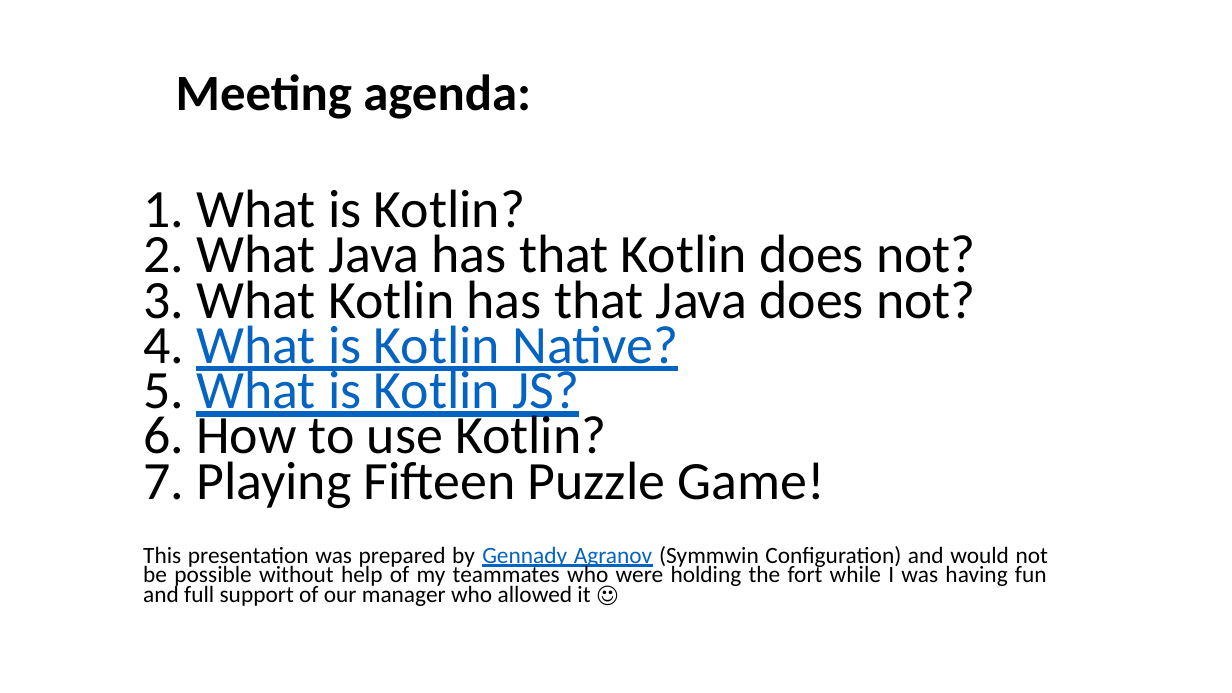
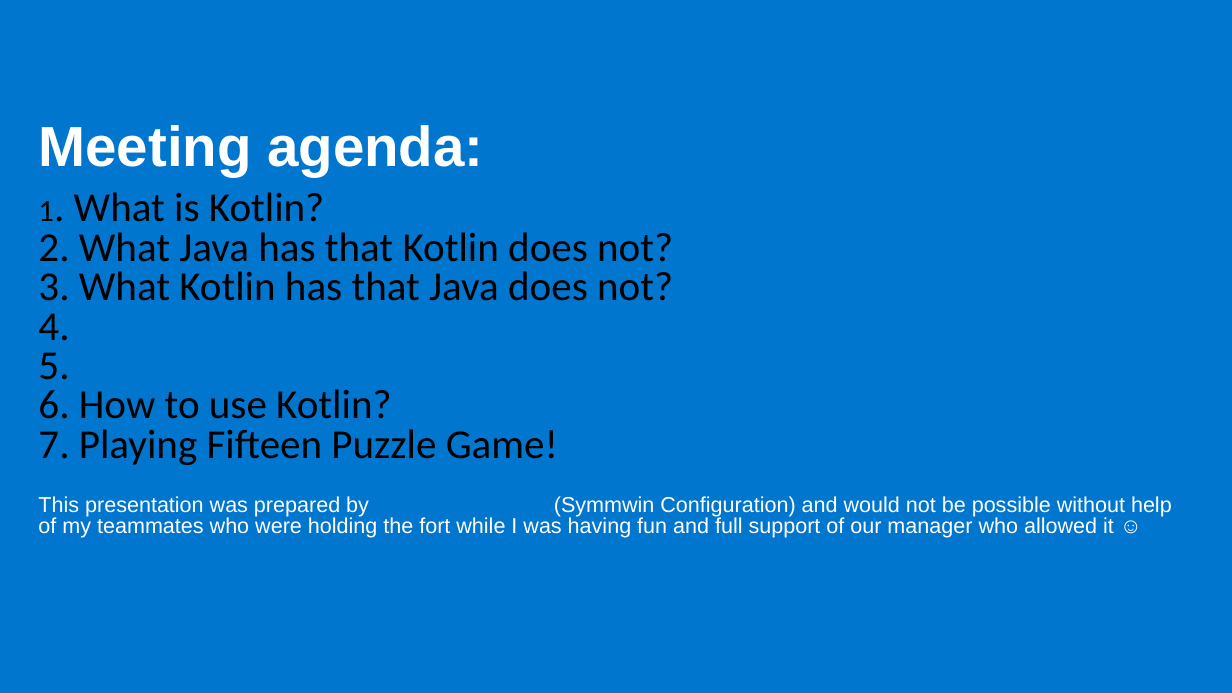
Before and after one commit to gagranov/kotlin-evaluation, a slide deck: slide 1 of What is Kotlin and why use it.pptx. Drawn at 1232x693 pixels with LibreOffice and Linux fonts; fonts in the diff are those of the drawing; background and template pictures are left out. Boxes give left, top, right and bottom in pixels: in the first picture for what was removed or moved away, otherwise in the second. Text is boxed around its words. In the diff, an @@ line names an element or a change of style, - is before the commit and + after.

Commit message:
[cm] presentation update

```diff
--- a/What is Kotlin and why use it.pptx
+++ b/What is Kotlin and why use it.pptx
@@ background #FFFFFF to picture (left out) @@
@@ title "Meeting agenda:": place and size @@
-title "Meeting agenda:" at <box>176,74,531,119</box>
+title "Meeting agenda:" at <box>38,125,483,176</box>
@@ title "Meeting agenda:" at <box>38,125,483,176</box>: size 39.6 to 44 pt, font Calibri to Arial, text colour #000000 to #FFFFFF @@
@@ subtitle "1. What is Kotlin? 2. ...": place and size @@
-subtitle "1. What is Kotlin? 2. ..." at <box>143,189,1048,606</box>
+subtitle "1. What is Kotlin? 2. ..." at <box>38,192,1172,538</box>
@@ subtitle "1. What is Kotlin? 2. ..." at <box>38,192,1172,538</box>: size 42 to 24 pt in "1."; size 42 to 32 pt in "1. What is Kotlin? 2. What Java ..."; text colour #0563C1 to #0076CE in "What is Kotlin Native? What is Kotlin ...", "Gennady Agranov"; size 18.2 to 16.8 pt, font Calibri to Arial in "This presentation was prepared by Gennady Agranov ..."; text colour #000000 to #FFFFFF in "This presentation was prepared by (Symmwin Configuration) ..."; line spacing 0.7 to 0.8; less space between paragraphs; alignment justified to left @@
```
Also in this commit, not shown: 2 other slides changed, 1 slide added, 1 other file.
